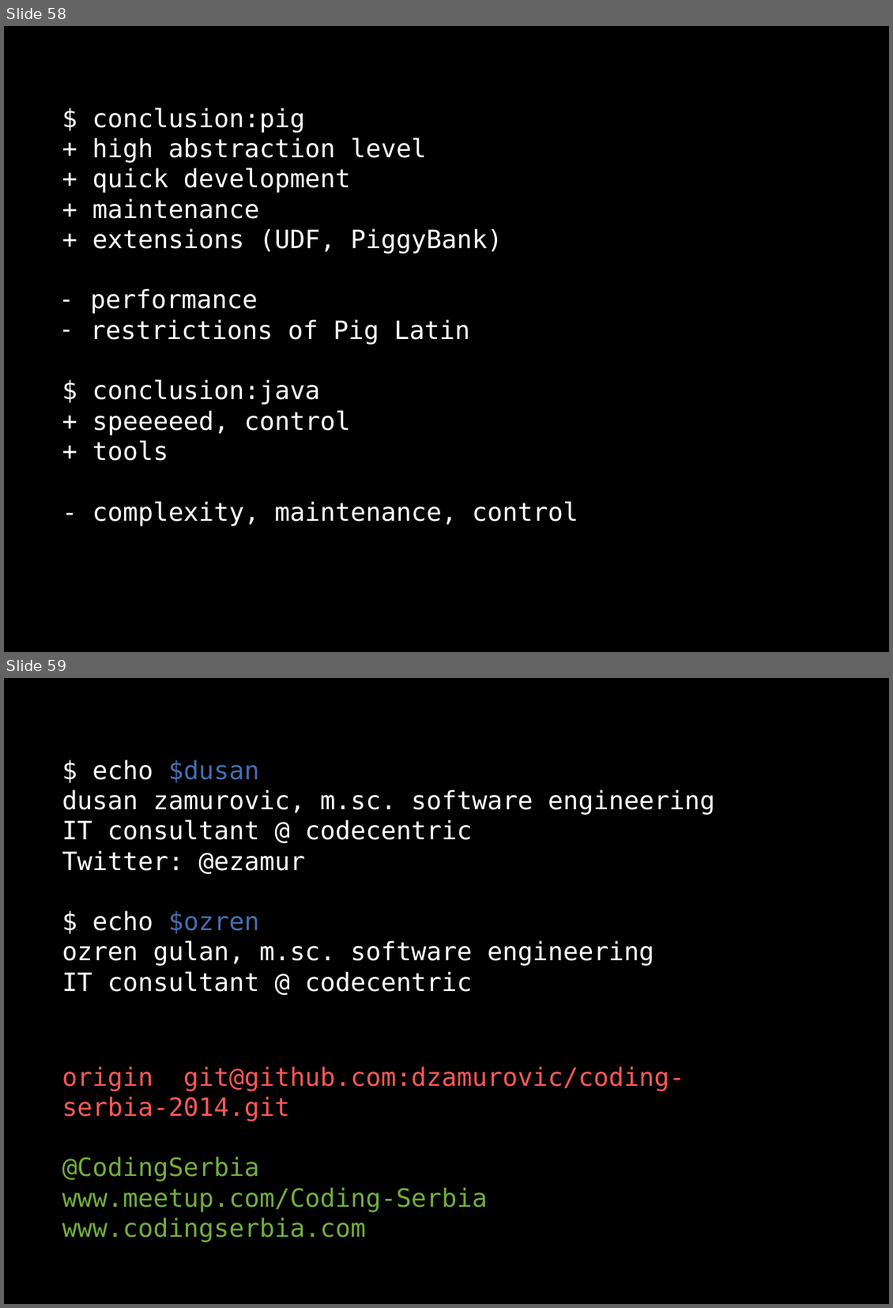
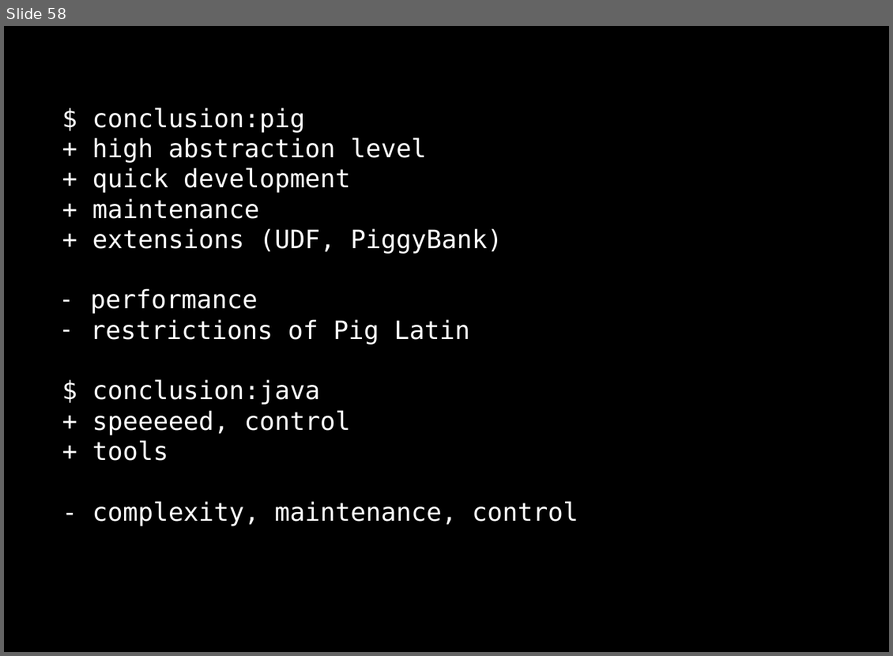
Before and after one commit to dzamurovic/coding-serbia-2014, a slide deck: coding-serbia.pptx. Shown one above the other, each under a label of ours: slides 58 and 59 before the commit, slide 58 after it. The pictures are 893x1308 and 893x656 pixels, drawn with LibreOffice and Linux fonts; fonts in the diff are those of the drawing. Boxes give left, top, right and bottom in pixels: in the first picture for what was removed or moved away, otherwise in the second. Text is boxed around its words. In the diff, an @@ line names an element or a change of style, - is before the commit and + after.

```diff
--- a/coding-serbia.pptx
+++ b/coding-serbia.pptx
@@ slide 59 removed at bbox=[4, 678, 889, 1304], background #000000 @@
@@ rectangle removed at bbox=[47, 747, 852, 1229] @@
-$ echo $dusan
-dusan zamurovic, m.sc. software engineering
-IT consultant @ codecentric
-Twitter: @ezamur
-$ echo $ozren
-ozren gulan, m.sc. software engineering
-IT consultant @ codecentric
-origin git@github.com:dzamurovic/coding-serbia-2014.git
-@CodingSerbia
-www.meetup.com/Coding-Serbia
-www.codingserbia.com
```
Also in this commit, not shown: 2 slides changed, 1 slide added.
